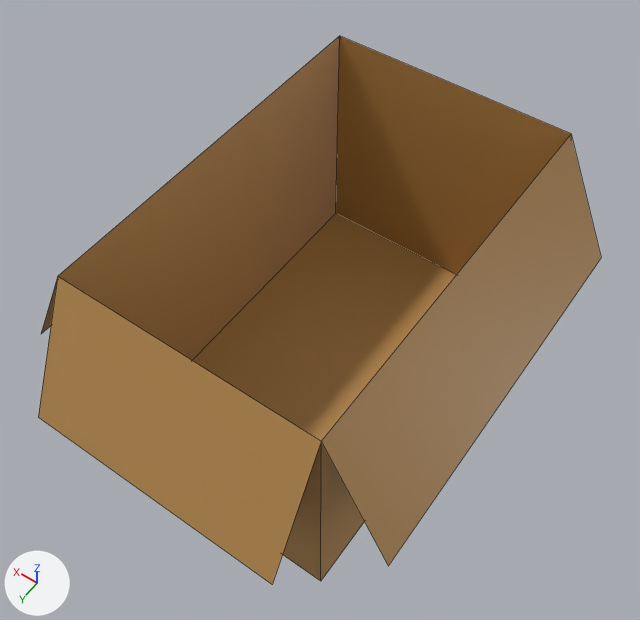
The FBX model Assets/DimasModels/Box3.fbx: old version first, new version second.
Both versions are drawn from a 50 mm camera at (-2.38, 3.47, 5.2) aimed at (0.0, 0.14, -0.05). Arrows for +X, +Y and +Z are at lower left; the lights stay in place. The older version comes first. Mesh edges are drawn as thin lines.

Script lines for the objects in view, before the commit:
```python
me_cube_001 = bpy.data.meshes.new('Cube.001')
me_cube_001.from_pydata(...)  # 16 vertices, 9 faces; spans x -1.5..1.5, y -2.03..2.03, z -1.0..1.0
me_cube_001.materials.append(mat_material_003)  # orange #bb8e51
ob_boxone = bpy.data.objects.new('BoxOne', me_cube_001)
ob_boxone.location = (0.0, 0.0, 0.0)
```
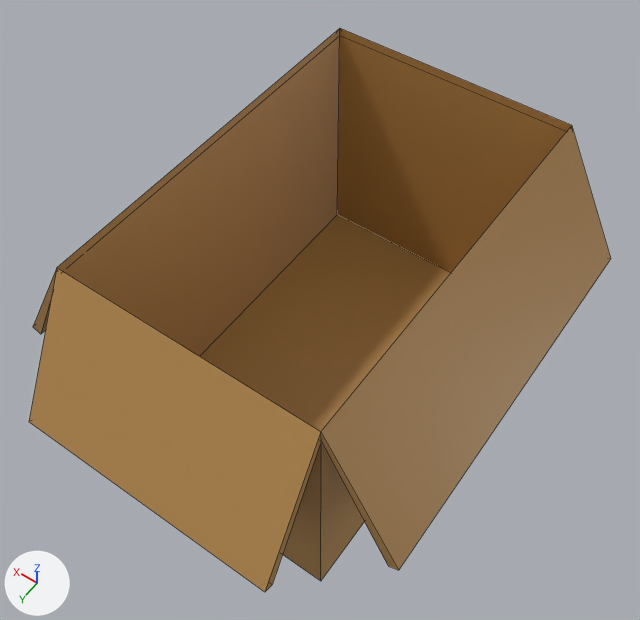
Where the change shows, as pixel boxes [x1, y1, x2, y2] in the pictures (640 x 620 px):
'BoxOne', reshaped: before [38, 36, 601, 585]; after [29, 28, 611, 592]
part 1 of me_cube_001, added (orange): after [29, 28, 611, 592]

Patch to the scene script:
```diff
--- a/Assets/DimasModels/Box3.fbx.py
+++ b/Assets/DimasModels/Box3.fbx.py
@@ me_cube_001 @@
 # used by ob_boxone; location = (0.0, 0.0, 0.0)
-me_cube_001.from_pydata(...)  # 16 vertices, 9 faces; spans x -1.5..1.5, y -2.03..2.03, z -1.0..1.0
+me_cube_001.from_pydata(...)  # 32 vertices, 30 faces; spans x -1.57..1.57, y -2.1..2.1, z -1.0..1.08
+# me_cube_001 part 1
+# 16 vertices are added at x -1.57..1.57, y -2.1..2.1, z -0.95..1.08
+# 21 new faces join them
 me_cube_001.materials.append(mat_material_003)
```
